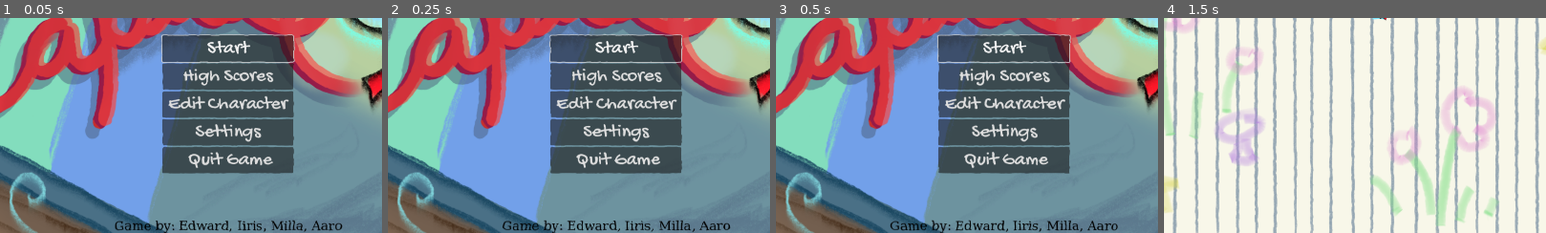
Above: before the commit, frames 1-4 (left to right).
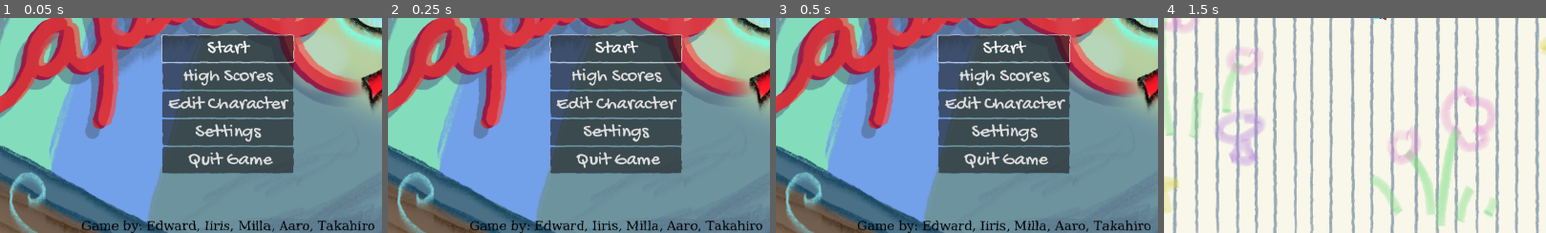
Above: after the commit, the same moments.

Repository: Iroguin/critter_capture
Game: Godot game, scene res://scenes/main_menu.tscn
The game is run twice, just before and just after one commit, with the same random seed, the same clock (stepped at 60 frames per second) and the same inputs.
Inputs (mouse positions are % of the whole screen's width and height, from its top left):
- Up to frame 1 (0.05 s): no input
- Up to frame 2 (0.25 s): no input
- Up to frame 3 (0.5 s): no input
- Up to frame 4 (1.5 s): click "Start" at 0.5 s; tap Enter at 1.25 s; move the mouse to (72, 45) at 1.27 s; hold Right (ui_right) from 1.28 s (still down); click (72, 45) at 1.42 s
The pictures show only the part of the screen within x 20-70%, y 50-100%; the shares and areas given below are measured in that part.

The runs differ from the first frame. In frame 1, 1.7% of the frame differs, in the area x 21-98%, y 93-100%; in frame 2, 1.7%; in frame 3, 1.7%; in frame 4, nothing differs.

Commit message:
added takahiro to credits

Diff:
--- a/scenes/main_menu.tscn
+++ b/scenes/main_menu.tscn
@@ -105,7 +105,7 @@
 offset_right = 246.0
 grow_horizontal = 2
 grow_vertical = 0
-text = "Game by: Edward, Iiris, Milla, Aaro"
+text = "Game by: Edward, Iiris, Milla, Aaro, Takahiro"
 label_settings = SubResource("LabelSettings_wu84c")
 
 [connection signal="pressed" from="Control/MarginContainer/VBoxContainer/Start_Button" to="." method="_on_start_button_pressed"]
